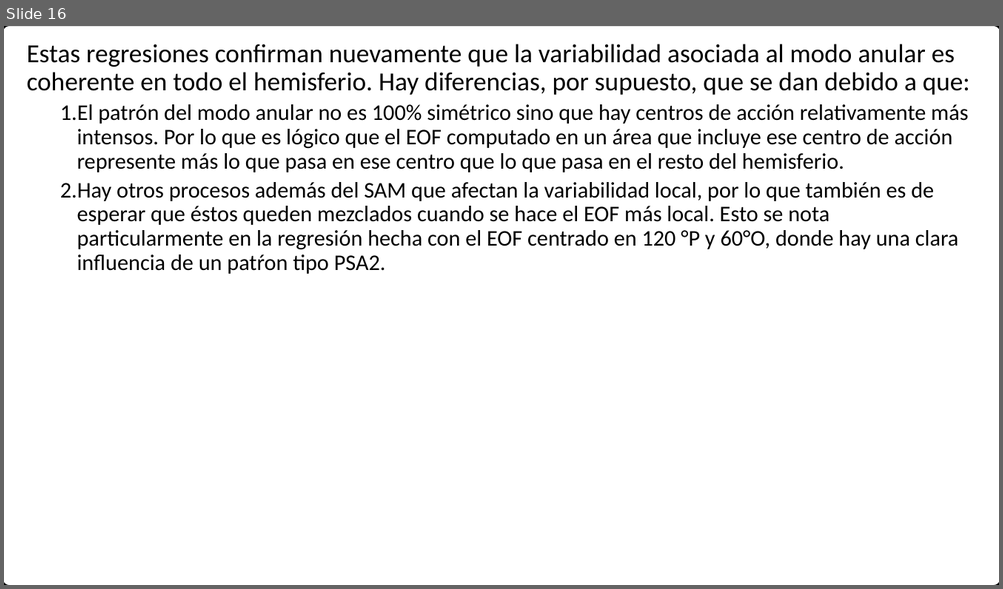
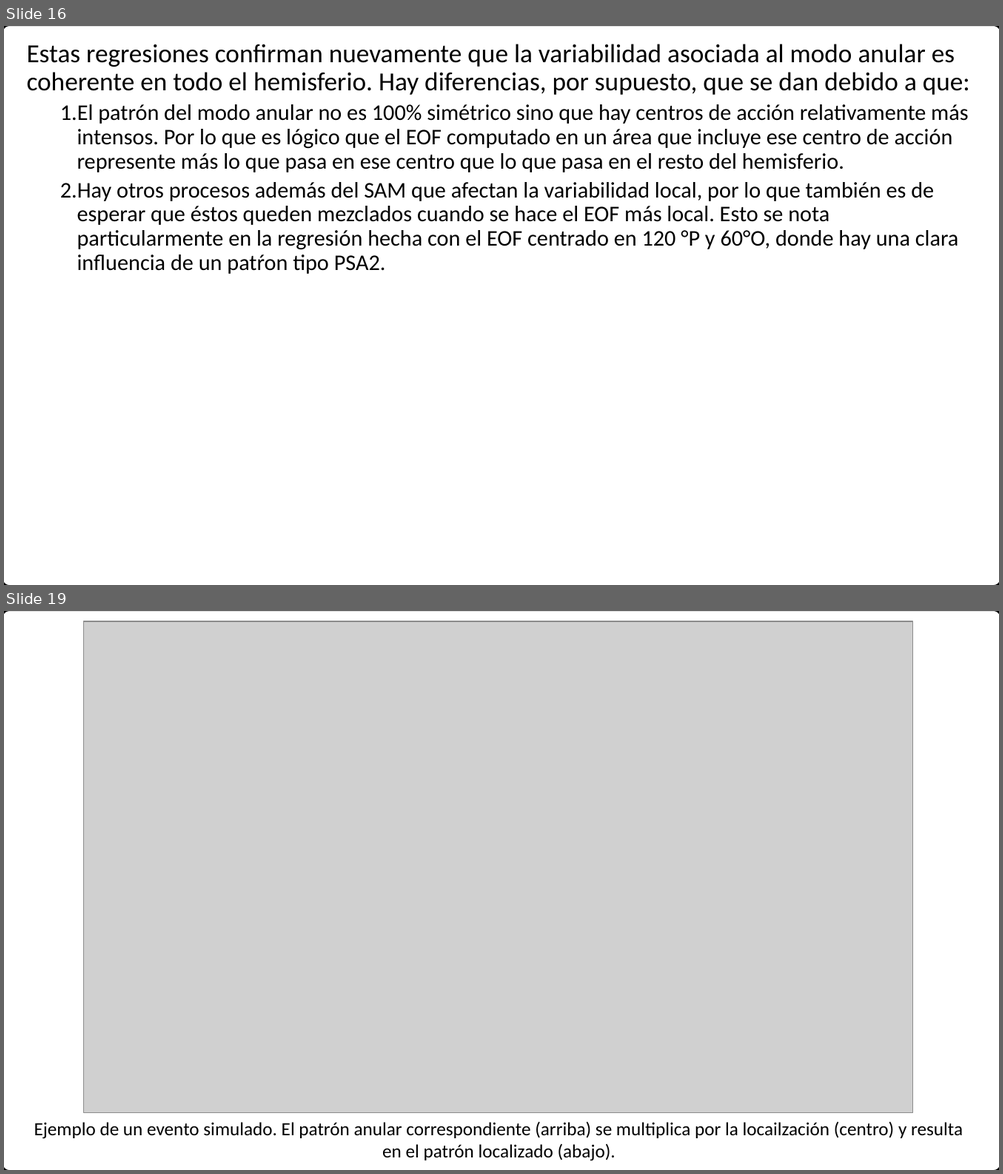
Before and after one commit to eliocamp/onda3, a slide deck: 27-CKV.pptx. Shown one above the other, each under a label of ours: slide 16 before the commit, slides 16 and 19 after it; the slides between them are not shown. The pictures are 1003x589 and 1003x1174 pixels, drawn with LibreOffice and Linux fonts; fonts in the diff are those of the drawing; grey boxes stand for pictures. Boxes give left, top, right and bottom in pixels: in the first picture for what was removed or moved away, otherwise in the second. Text is boxed around its words. In the diff, an @@ line names an element or a change of style, - is before the commit and + after.

```diff
--- a/27-CKV.pptx
+++ b/27-CKV.pptx
@@ slide 19 added at [4, 611, 999, 1170], background #FFFFFF; not listed: 1 template element that a slide beside it also shows @@
@@ picture added at [84, 621, 913, 1114] @@
@@ text added at [34, 1122, 962, 1162], 18 pt, text #000000 @@
+Ejemplo de un evento simulado. El patrón anular correspondiente (arriba) se multiplica por la locailzación (centro) y resulta en el patrón localizado (abajo).
```
Also in this commit, not shown: 1 slide changed, 8 other slides added, 3 other files.
